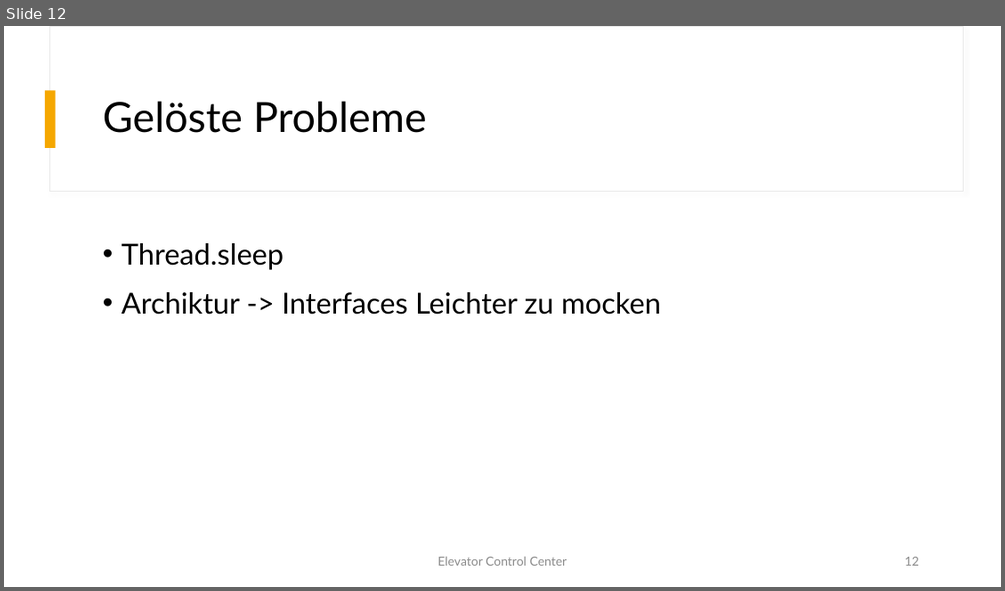
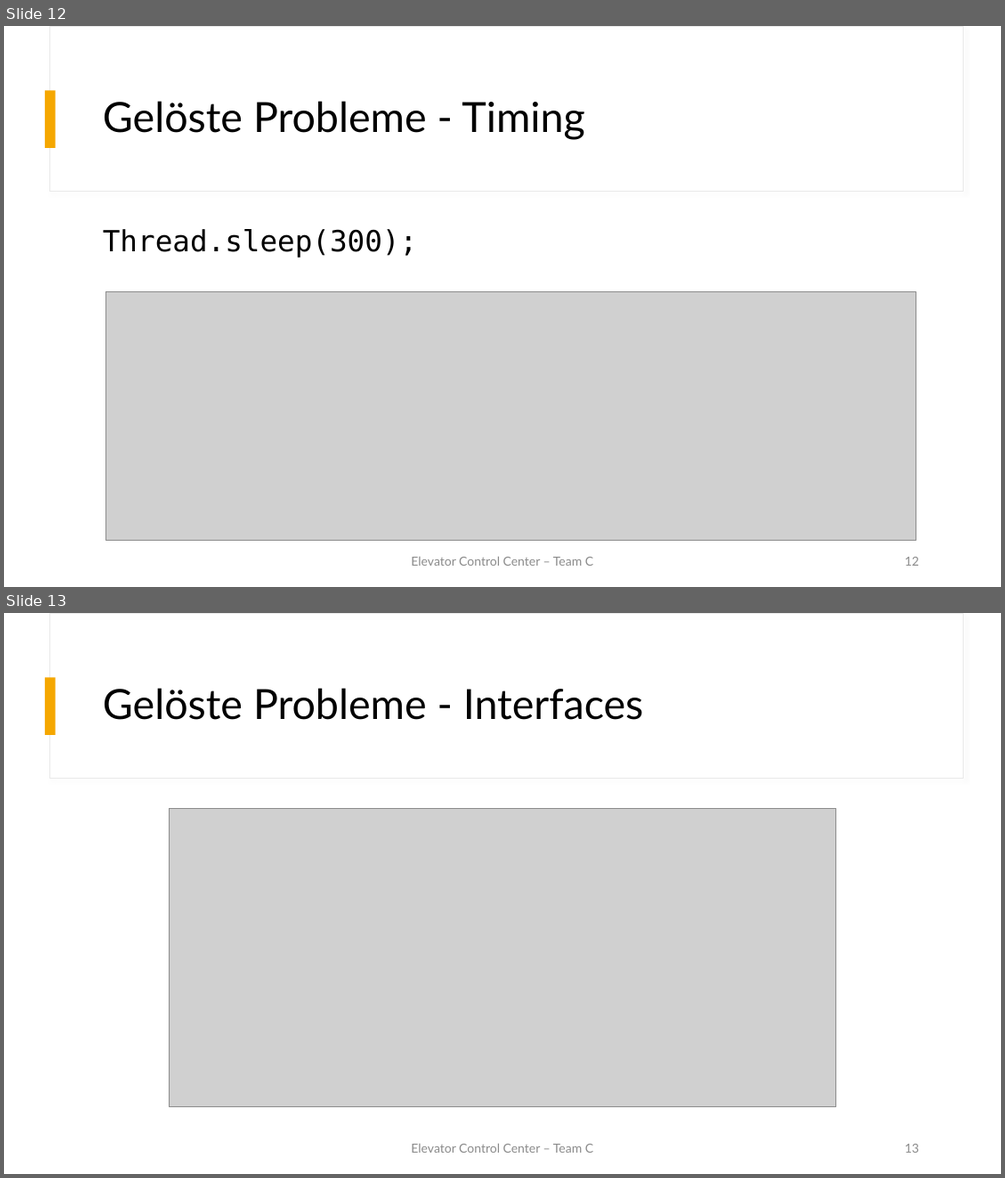
Before and after one commit to fhhagenberg-sqe-esd-ws20/elevator-control-center-team-c, a slide deck: doc/Presentation/Elevator_Control_Center.pptx. Shown one above the other, each under a label of ours: slide 12 before the commit, slides 12 and 13 after it. The pictures are 1005x591 and 1005x1178 pixels, drawn with LibreOffice and Linux fonts; fonts in the diff are those of the drawing; grey boxes stand for pictures. Boxes give left, top, right and bottom in pixels: in the first picture for what was removed or moved away, otherwise in the second. Text is boxed around its words. In the diff, an @@ line names an element or a change of style, - is before the commit and + after.

```diff
--- a/doc/Presentation/Elevator_Control_Center.pptx
+++ b/doc/Presentation/Elevator_Control_Center.pptx
@@ slide 13 added at [4, 613, 1001, 1174], background #FFFFFF; not listed: 2 template elements that a slide beside it also shows @@
@@ title added at [103, 688, 644, 720], 40 pt, text #000000 @@
+Gelöste Probleme - Interfaces
@@ picture added at [170, 809, 835, 1107] @@
@@ text added at [411, 1143, 593, 1152], 12 pt, text #8C8C8C @@
+Elevator Control Center – Team C
@@ page number added at [905, 1143, 919, 1152], 12 pt, text #8C8C8C @@
+13
@@ slide 12 changed as well @@
@@ title at [103, 101, 584, 140]: text changed @@
-Gelöste Probleme
+Gelöste Probleme - Timing
@@ text at [103, 229, 417, 257]: text changed; font Lato to DejaVu Sans Mono @@
-• Thread.sleep
-• Archiktur -> Interfaces Leichter zu mocken
+Thread.sleep(300);
@@ picture added at [106, 292, 916, 540] @@
@@ text at [411, 556, 593, 565]: text changed @@
-Elevator Control Center
+Elevator Control Center – Team C
```
Also in this commit, not shown: 11 other slides changed, 1 other file.
